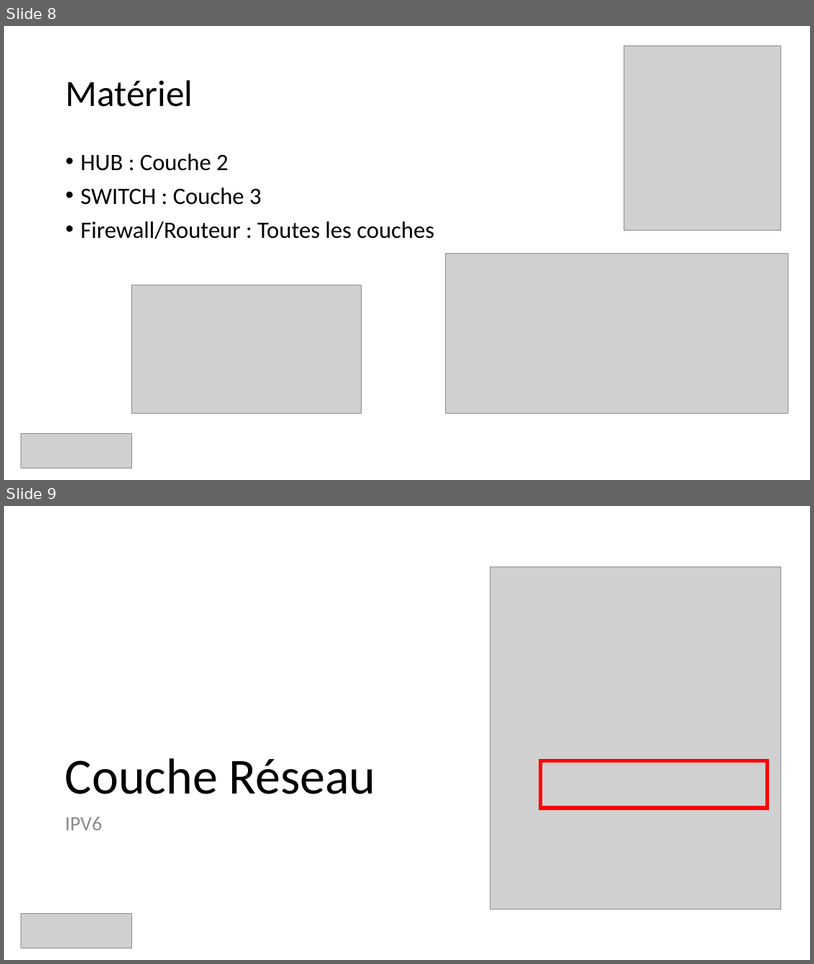
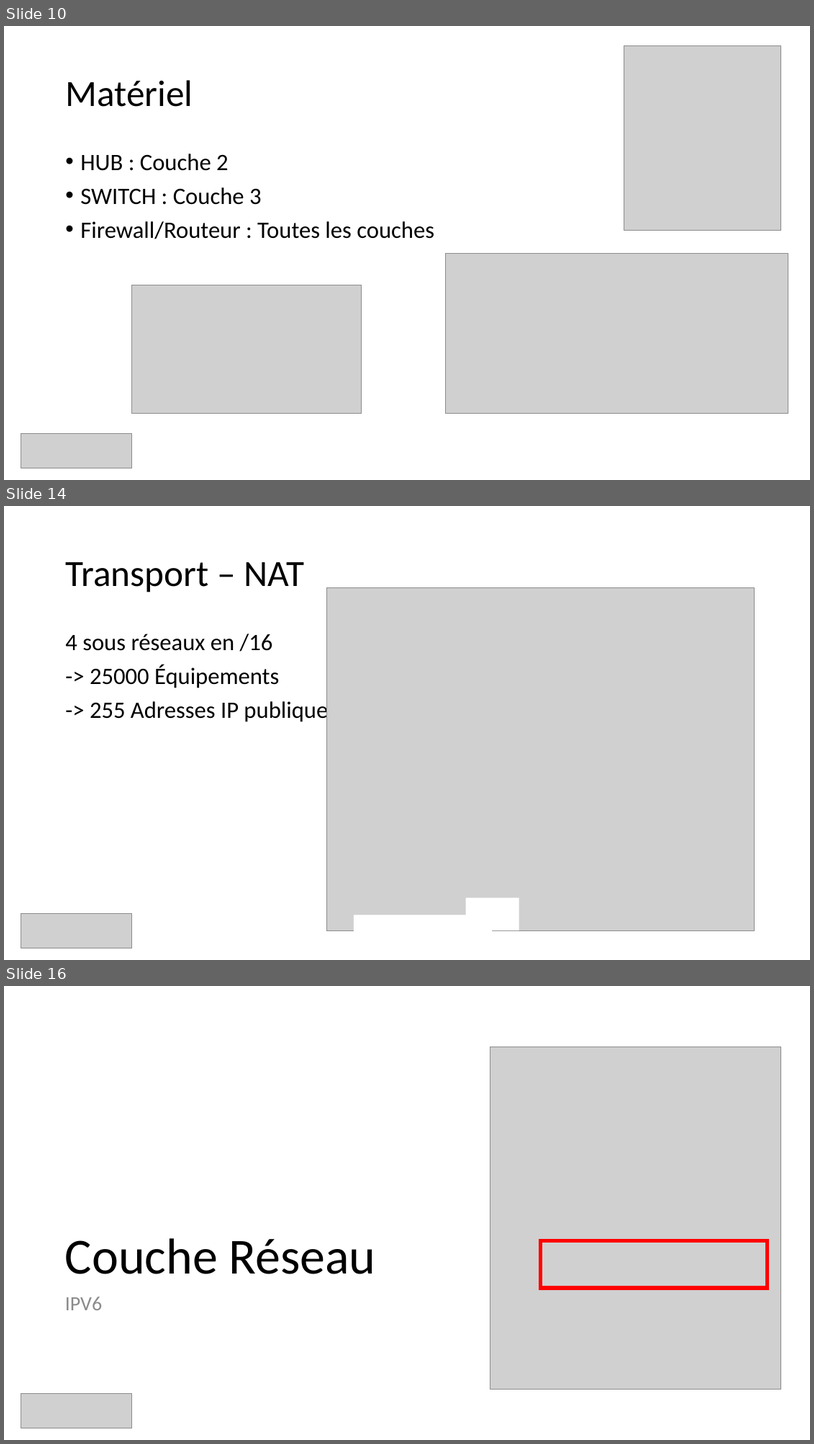
Before and after one commit to guillaume-rico/reseaux_informatiques, a slide deck: 01_CM/CM3 Réseaux Informatiques.pptx. Shown one above the other, each under a label of ours: slides 8 and 9 before the commit, slides 10, 14 and 16 after it; the slides between them are not shown. The pictures are 814x964 and 814x1444 pixels, drawn with LibreOffice and Linux fonts; fonts in the diff are those of the drawing; grey boxes stand for pictures. Boxes give left, top, right and bottom in pixels: in the first picture for what was removed or moved away, otherwise in the second. Text is boxed around its words. In the diff, an @@ line names an element or a change of style, - is before the commit and + after.

```diff
--- a/01_CM/CM3 Réseaux Informatiques.pptx
+++ b/01_CM/CM3 Réseaux Informatiques.pptx
@@ slide 14 added at (x1=4, y1=506, x2=810, y2=960), background #FFFFFF @@
@@ title added at (x1=65, y1=562, x2=304, y2=592), 44 pt, text #000000 @@
+Transport – NAT
@@ picture added at (x1=327, y1=588, x2=756, y2=931) @@
@@ text added at (x1=65, y1=633, x2=337, y2=723), 28 pt, text #000000 @@
+4 sous réseaux en /16
+-> 25000 Équipements
+-> 255 Adresses IP publiques
@@ picture added at (x1=21, y1=913, x2=131, y2=947) @@
@@ rectangle added at (x1=354, y1=915, x2=492, y2=947), fill #FFFFFF @@
@@ rectangle added at (x1=466, y1=898, x2=520, y2=930), fill #FFFFFF @@
@@ what was slide 8 is now slide 10 @@
@@ what was slide 9 is now slide 16 @@
```
Also in this commit, not shown: 9 slides changed, 7 other slides added, 1 slide removed, 2 other files.
